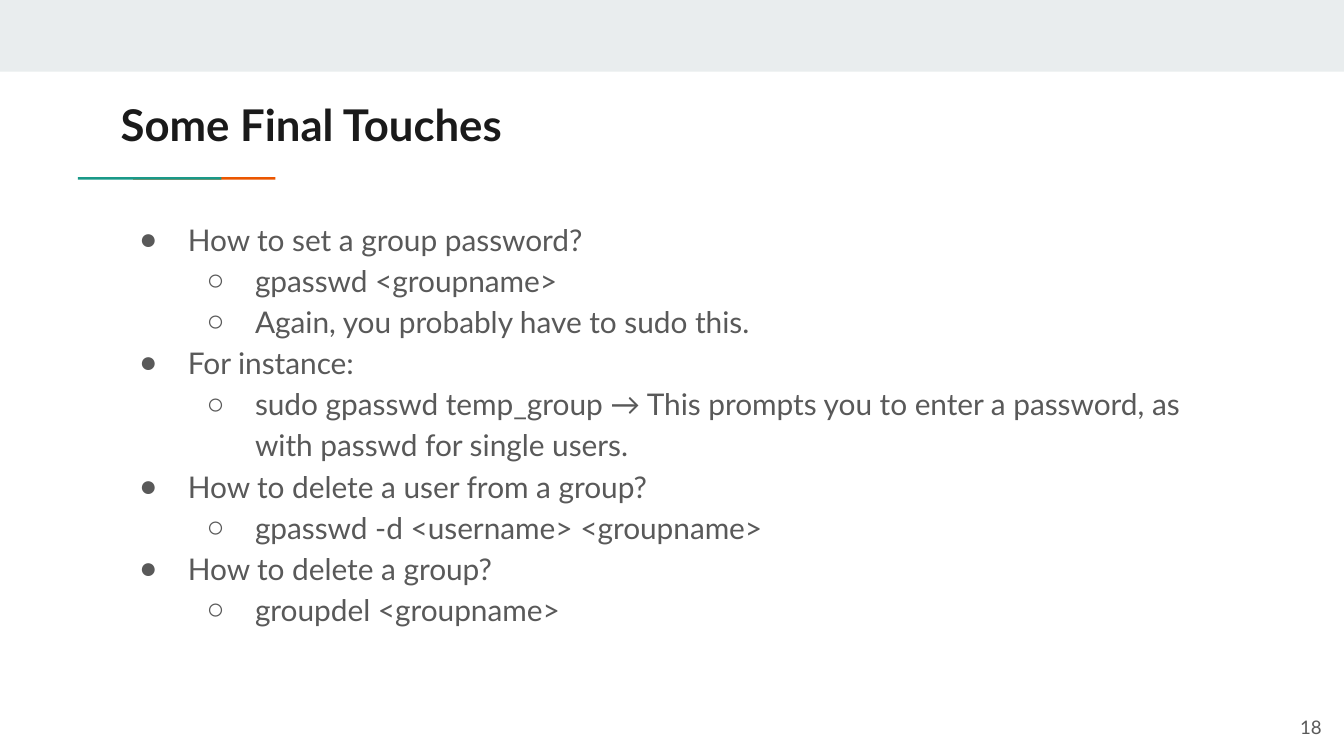
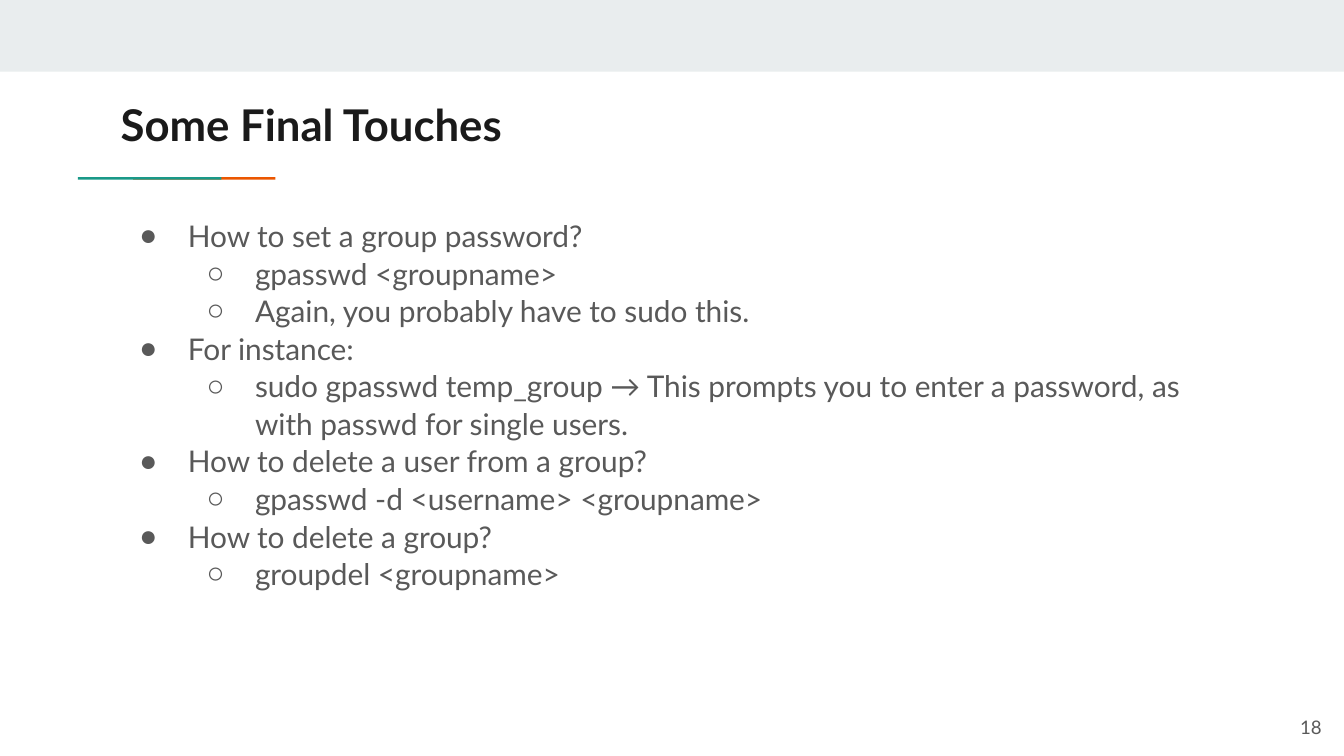
Before and after one commit to vmarkos-mc/operating-systems, a slide deck: slide 18 of Week 04 - Users And Rights/slides/OS_Bash_003.pptx. Drawn at 1344x756 pixels with LibreOffice and Linux fonts; fonts in the diff are those of the drawing. Boxes give left, top, right and bottom in pixels: in the first picture for what was removed or moved away, otherwise in the second. Text is boxed around its words. In the diff, an @@ line names an element or a change of style, - is before the commit and + after.

```diff
--- a/Week 04 - Users And Rights/slides/OS_Bash_003.pptx
+++ b/Week 04 - Users And Rights/slides/OS_Bash_003.pptx
@@ text "How to set a group ..." at (188, 225, 1180, 591): line spacing 1.15 to 1.05 @@
```
Also in this commit, not shown: 6 other slides changed, 2 other files.
